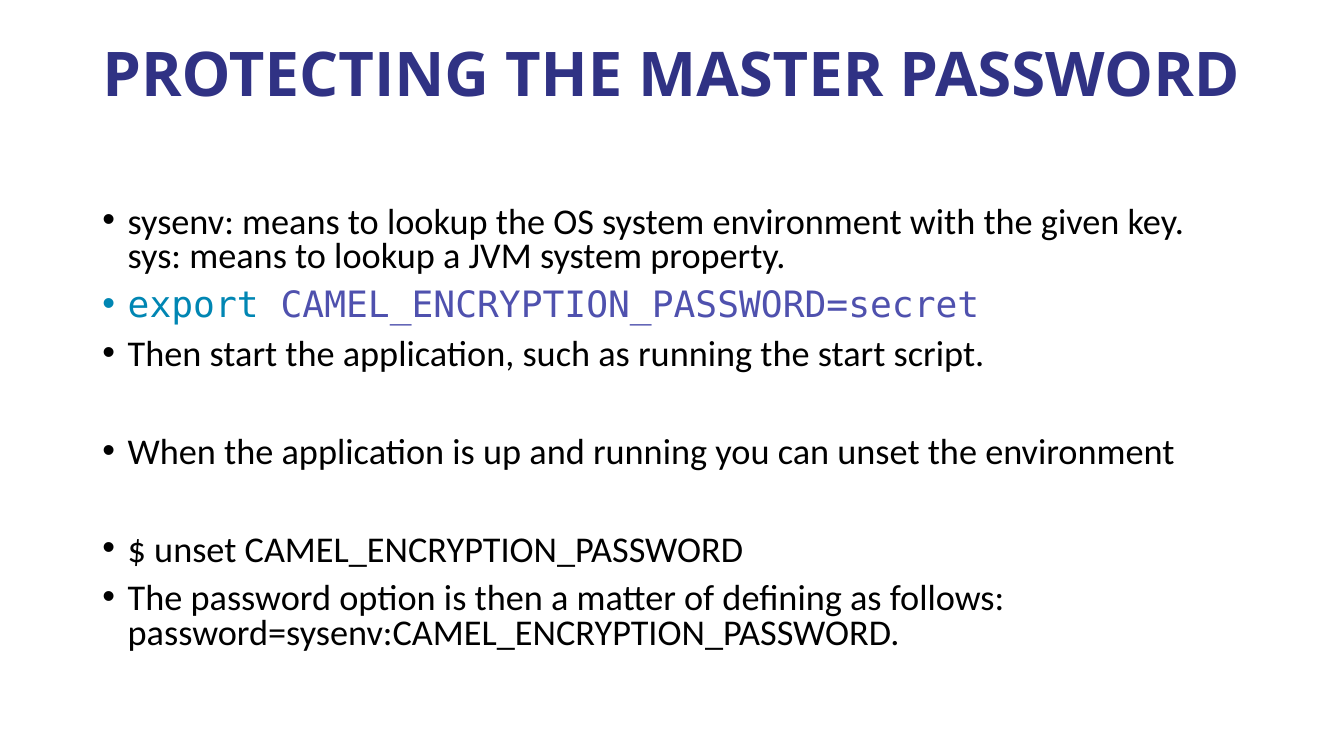
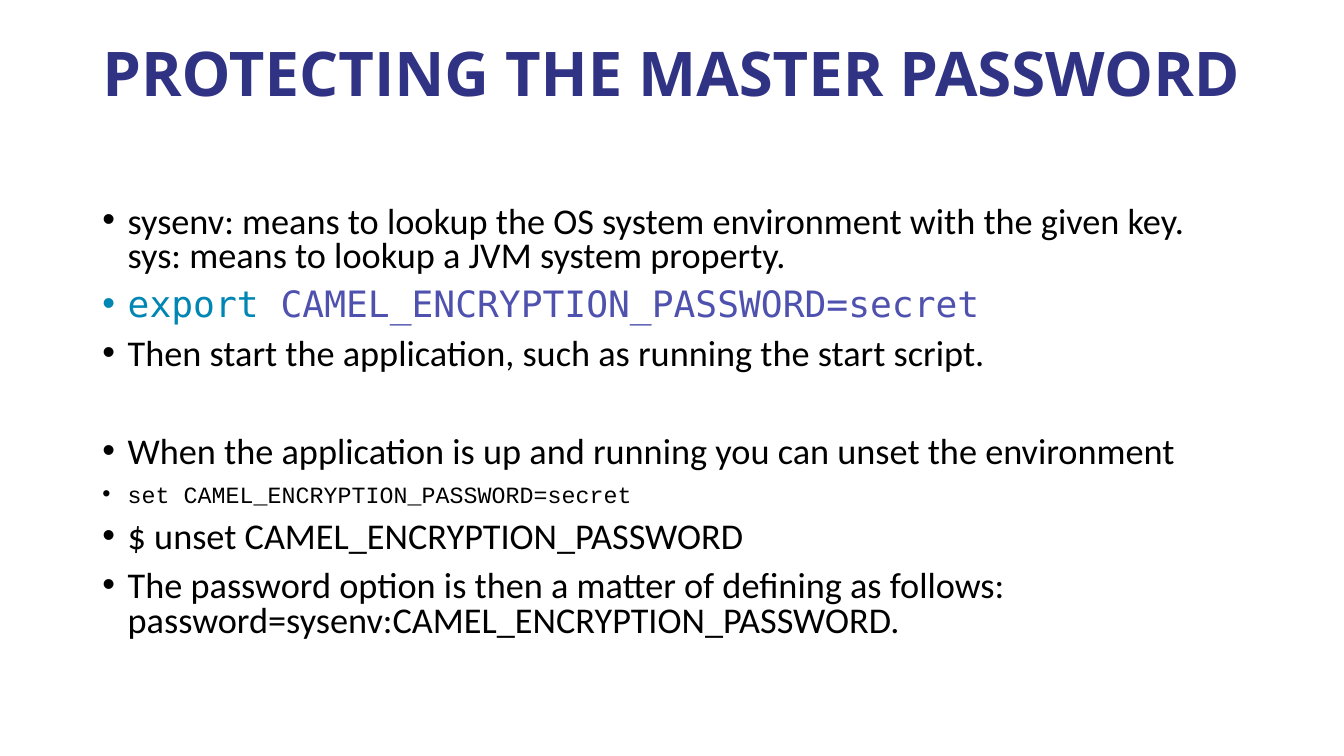
Before and after one commit to sawancse/camel-madhavi, a slide deck: slide 7 of camel-readme-session-23-jasypt.pptx (slide 6 before the commit). Drawn at 1344x756 pixels with LibreOffice and Linux fonts; fonts in the diff are those of the drawing. Boxes give left, top, right and bottom in pixels: in the first picture for what was removed or moved away, otherwise in the second. Text is boxed around its words. In the diff, an @@ line names an element or a change of style, - is before the commit and + after.

```diff
--- a/camel-readme-session-23-jasypt.pptx
+++ b/camel-readme-session-23-jasypt.pptx
@@ text at [128,487,632,506]: paragraph added @@
+• set CAMEL_ENCRYPTION_PASSWORD=secret
```
Also in this commit, not shown: 2 slides added, 1 other file.
